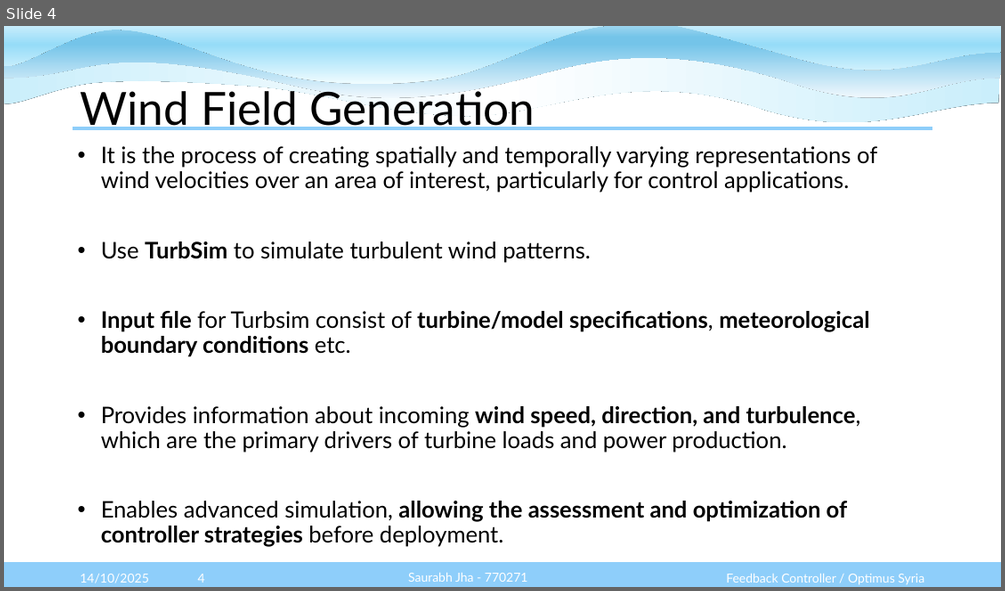
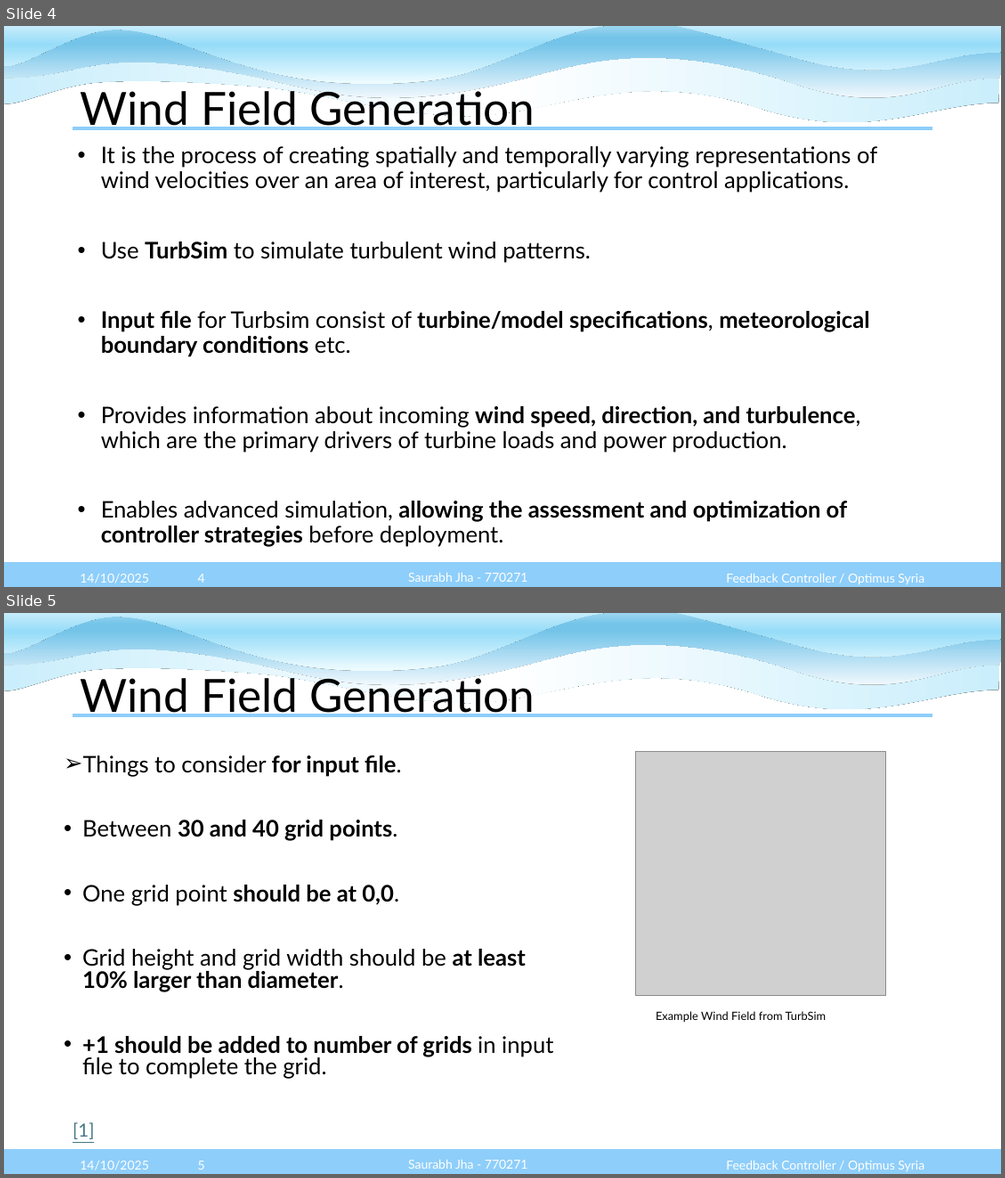
Before and after one commit to Karim-bakhtyar/Optimus-Syria-WEC, a slide deck: 3_Presentations/week 3/Week_3 Team Feedback Controller WEC 2025.pptx. Shown one above the other, each under a label of ours: slide 4 before the commit, slides 4 and 5 after it. The pictures are 1005x591 and 1005x1178 pixels, drawn with LibreOffice and Linux fonts; fonts in the diff are those of the drawing; grey boxes stand for pictures. Boxes give left, top, right and bottom in pixels: in the first picture for what was removed or moved away, otherwise in the second. Text is boxed around its words. In the diff, an @@ line names an element or a change of style, - is before the commit and + after.

```diff
--- a/3_Presentations/week 3/Week_3 Team Feedback Controller WEC 2025.pptx
+++ b/3_Presentations/week 3/Week_3 Team Feedback Controller WEC 2025.pptx
@@ slide 5 added at [4, 613, 1001, 1174], background #FFFFFF; not listed: 8 template elements that a slide beside it also shows @@
@@ title added at [80, 672, 535, 717], 44 pt, text #000000 @@
+Wind Field Generation
@@ text added at [82, 755, 553, 1078], 22 pt, text #000000, bold @@
+➢ Things to consider for input file.
+• Between 30 and 40 grid points.
+• One grid point should be at 0,0.
+• Grid height and grid width should be at least 10% larger than diameter.
+• +1 should be added to number of grids in input file to complete the grid.
@@ picture added at [635, 751, 885, 995] @@
@@ text added at [655, 1011, 826, 1022], 11 pt, text #000000 @@
+Example Wind Field from TurbSim
@@ text added at [73, 1122, 94, 1139], 17.5 pt, text #467886, underline @@
+[1]
@@ text added at [80, 1160, 148, 1170], 12 pt, text #FFFFFF @@
+14/10/2025
@@ page number added at [198, 1160, 205, 1169], 12 pt, text #FFFFFF @@
+5
@@ text added at [408, 1159, 528, 1168], 12 pt, text #FFFFFF @@
+Saurabh Jha - 770271
@@ text added at [726, 1160, 924, 1172], 12 pt, text #FFFFFF @@
+Feedback Controller / Optimus Syria
```
Also in this commit, not shown: 3 slides changed, 1 other slide added.
